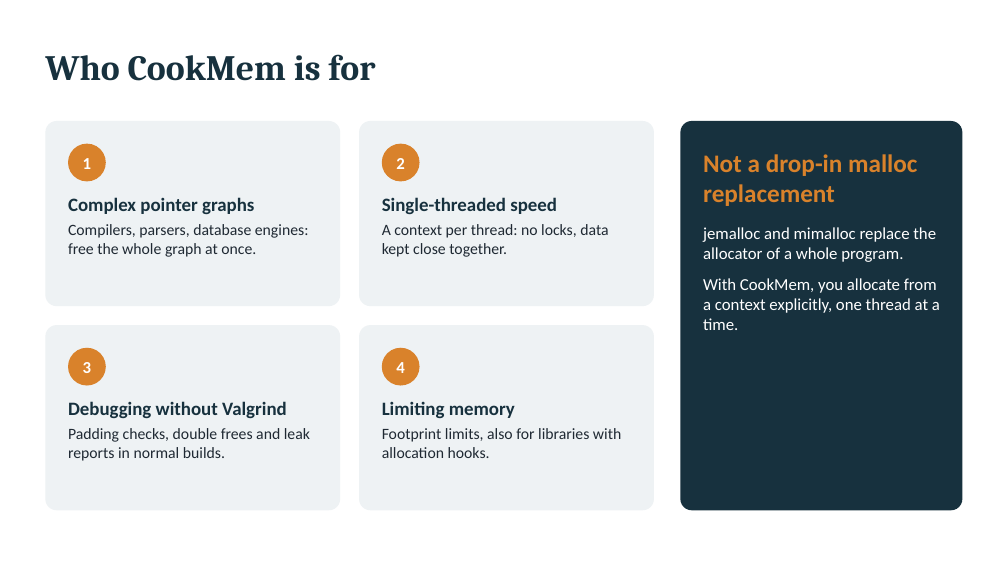
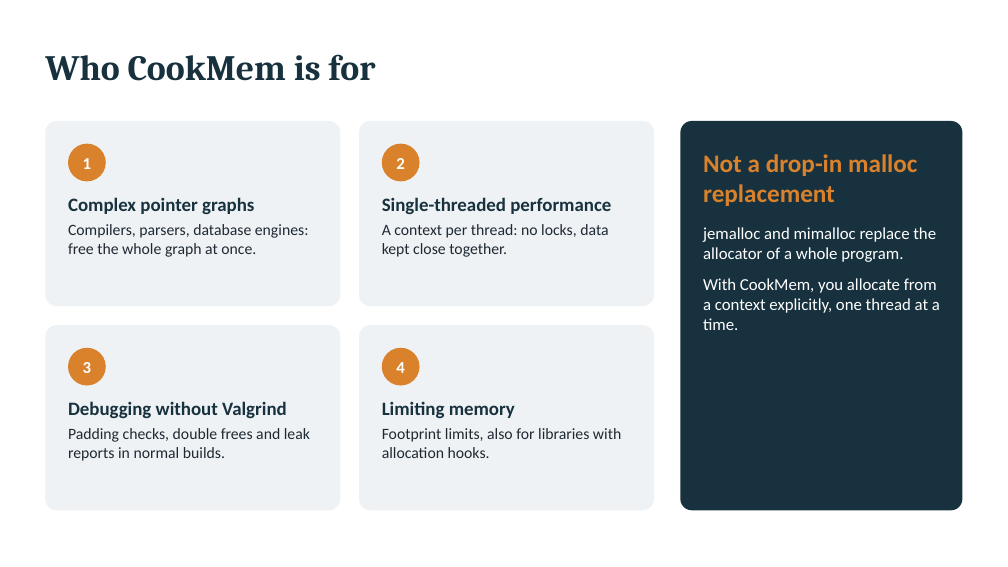
Before and after one commit to coconut2015/cookmem-tutorials, a slide deck: slide 3 of 01-getting-started/slides.pptx. Drawn at 1008x567 pixels with LibreOffice and Linux fonts; fonts in the diff are those of the drawing. Boxes give left, top, right and bottom in pixels: in the first picture for what was removed or moved away, otherwise in the second. Text is boxed around its words. In the diff, an @@ line names an element or a change of style, - is before the commit and + after.

```diff
--- a/01-getting-started/slides.pptx
+++ b/01-getting-started/slides.pptx
@@ text at [382,197,611,214]: text changed @@
-Single-threaded speed
+Single-threaded performance
```
Also in this commit, not shown: 3 other slides changed, 5 slides added, 4 slides removed, 4 other files.
